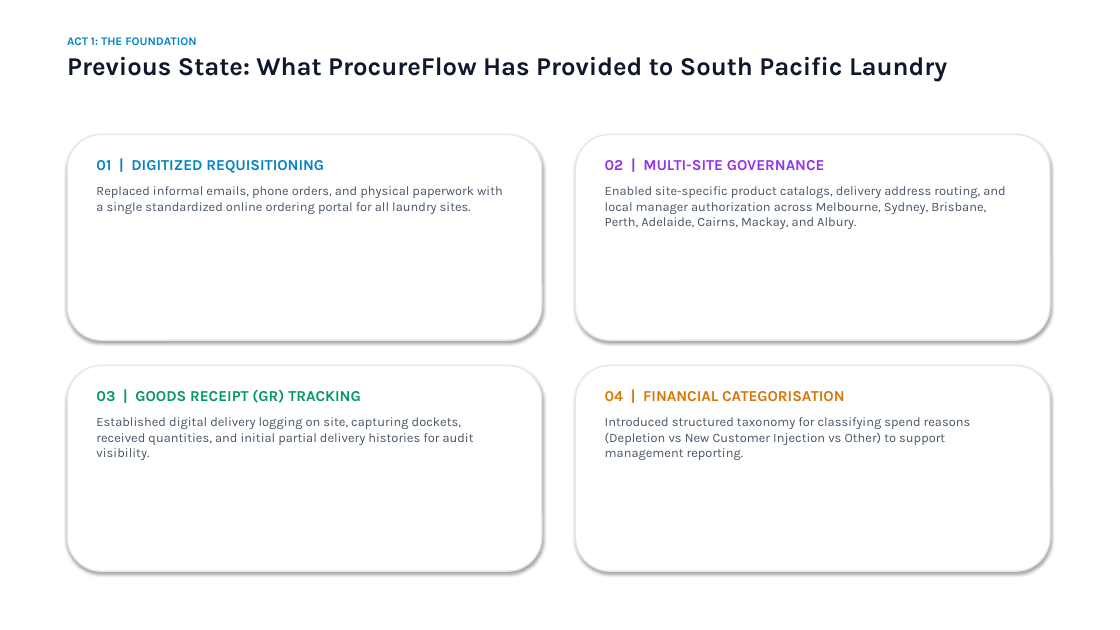
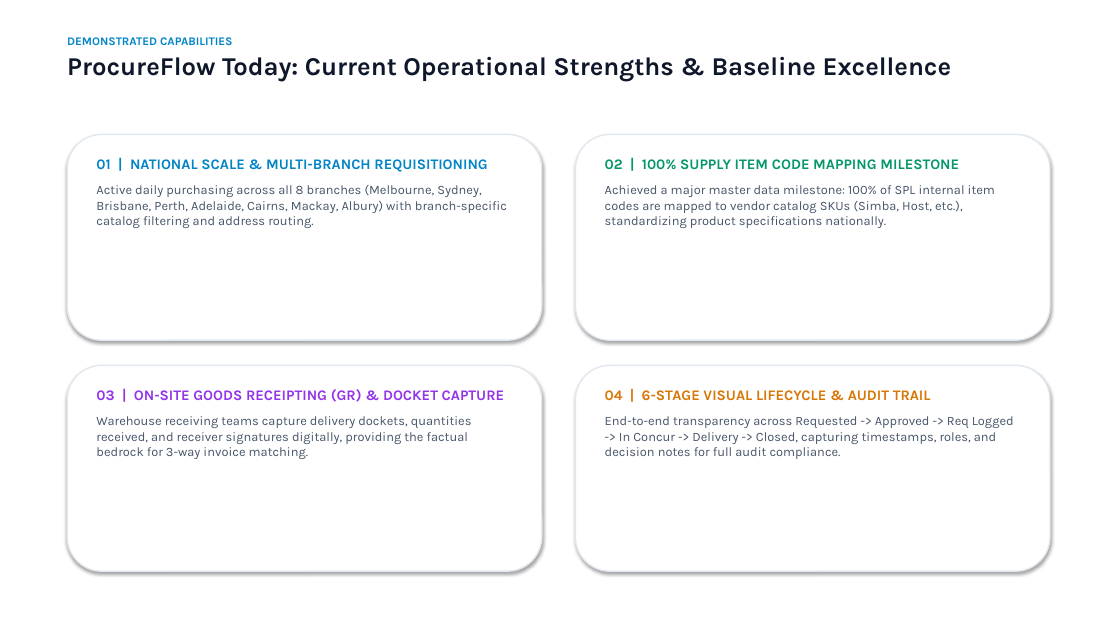
Before and after one commit to SPLGit-Project/ProcureFlow-App, a slide deck: slide 3 of docs/ProcureFlow_Executive_Roadmap.pptx. Drawn at 1120x630 pixels with LibreOffice and Linux fonts; fonts in the diff are those of the drawing. Boxes give left, top, right and bottom in pixels: in the first picture for what was removed or moved away, otherwise in the second. Text is boxed around its words. In the diff, an @@ line names an element or a change of style, - is before the commit and + after.

Commit message:
docs: align presentation deck with operational strengths and remove workshop/checklist slides

```diff
--- a/docs/ProcureFlow_Executive_Roadmap.pptx
+++ b/docs/ProcureFlow_Executive_Roadmap.pptx
@@ text at (x1=67, y1=37, x2=952, y2=81): text changed @@
-ACT 1: THE FOUNDATION
-Previous State: What ProcureFlow Has Provided to South Pacific Laundry
+DEMONSTRATED CAPABILITIES
+ProcureFlow Today: Current Operational Strengths & Baseline Excellence
@@ text at (x1=96, y1=159, x2=507, y2=228): text changed @@
-01 | DIGITIZED REQUISITIONING
-Replaced informal emails, phone orders, and physical paperwork with a single standardized online ordering portal for all laundry sites.
+01 | NATIONAL SCALE & MULTI-BRANCH REQUISITIONING
+Active daily purchasing across all 8 branches (Melbourne, Sydney, Brisbane, Perth, Adelaide, Cairns, Mackay, Albury) with branch-specific catalog filtering and address routing.
@@ text at (x1=605, y1=159, x2=995, y2=228): text changed @@
-02 | MULTI-SITE GOVERNANCE
-Enabled site-specific product catalogs, delivery address routing, and local manager authorization across Melbourne, Sydney, Brisbane, Perth, Adelaide, Cairns, Mackay, and Albury.
+02 | 100% SUPPLY ITEM CODE MAPPING MILESTONE
+Achieved a major master data milestone: 100% of SPL internal item codes are mapped to vendor catalog SKUs (Simba, Host, etc.), standardizing product specifications nationally.
@@ text at (x1=96, y1=389, x2=504, y2=459): text changed @@
-03 | GOODS RECEIPT (GR) TRACKING
-Established digital delivery logging on site, capturing dockets, received quantities, and initial partial delivery histories for audit visibility.
+03 | ON-SITE GOODS RECEIPTING (GR) & DOCKET CAPTURE
+Warehouse receiving teams capture delivery dockets, quantities received, and receiver signatures digitally, providing the factual bedrock for 3-way invoice matching.
@@ text at (x1=605, y1=390, x2=1014, y2=459): text changed @@
-04 | FINANCIAL CATEGORISATION
-Introduced structured taxonomy for classifying spend reasons (Depletion vs New Customer Injection vs Other) to support management reporting.
+04 | 6-STAGE VISUAL LIFECYCLE & AUDIT TRAIL
+End-to-end transparency across Requested -> Approved -> Req Logged -> In Concur -> Delivery -> Closed, capturing timestamps, roles, and decision notes for full audit compliance.
```
Also in this commit, not shown: 4 other slides changed, 5 slides added, 5 slides removed.
